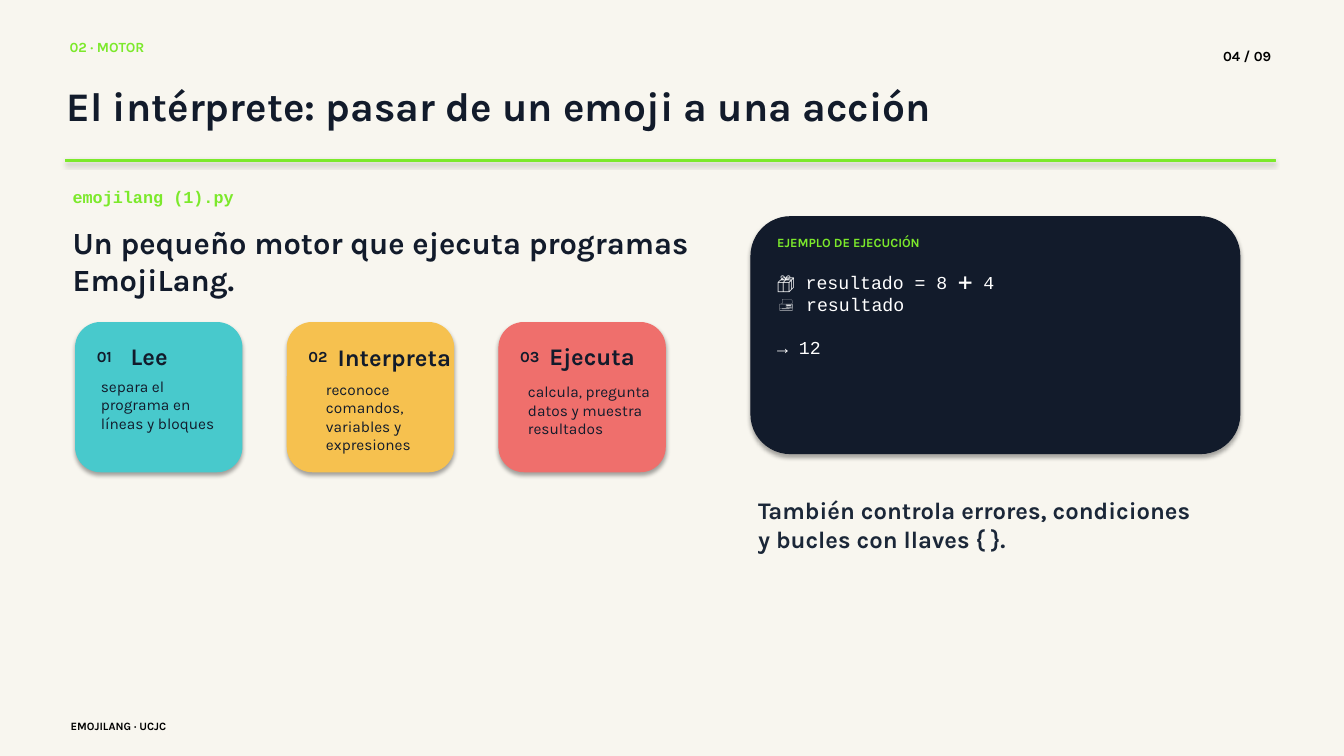
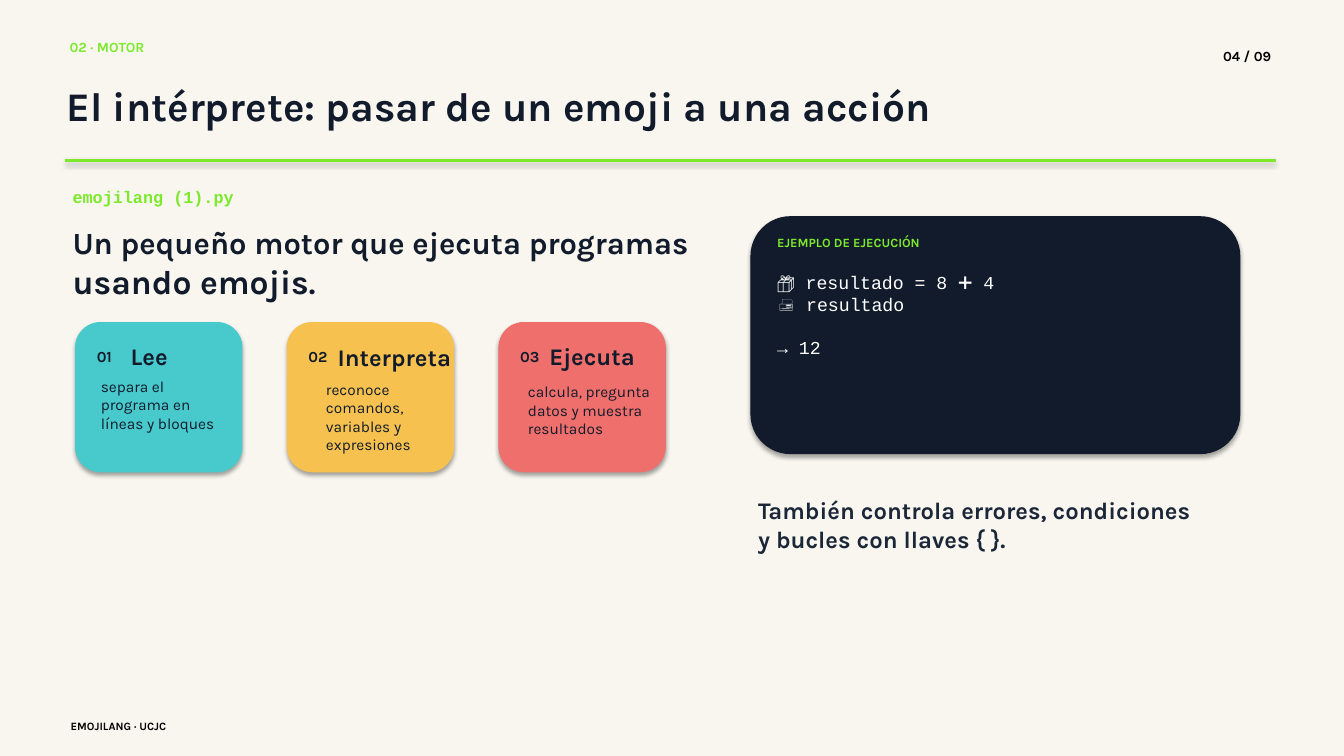
Before and after one commit to JOSEROB25/LYP-2026, a slide deck: slide 4 of Presentacion_EmojiLang.pptx. Drawn at 1344x756 pixels with LibreOffice and Linux fonts; fonts in the diff are those of the drawing. Boxes give left, top, right and bottom in pixels: in the first picture for what was removed or moved away, otherwise in the second. Text is boxed around its words. In the diff, an @@ line names an element or a change of style, - is before the commit and + after.

```diff
--- a/Presentacion_EmojiLang.pptx
+++ b/Presentacion_EmojiLang.pptx
@@ text at box(73, 232, 689, 303): text changed @@
-Un pequeño motor que ejecuta programas EmojiLang.
+Un pequeño motor que ejecuta programas usando emojis.
```
Also in this commit, not shown: 4 other slides changed.
